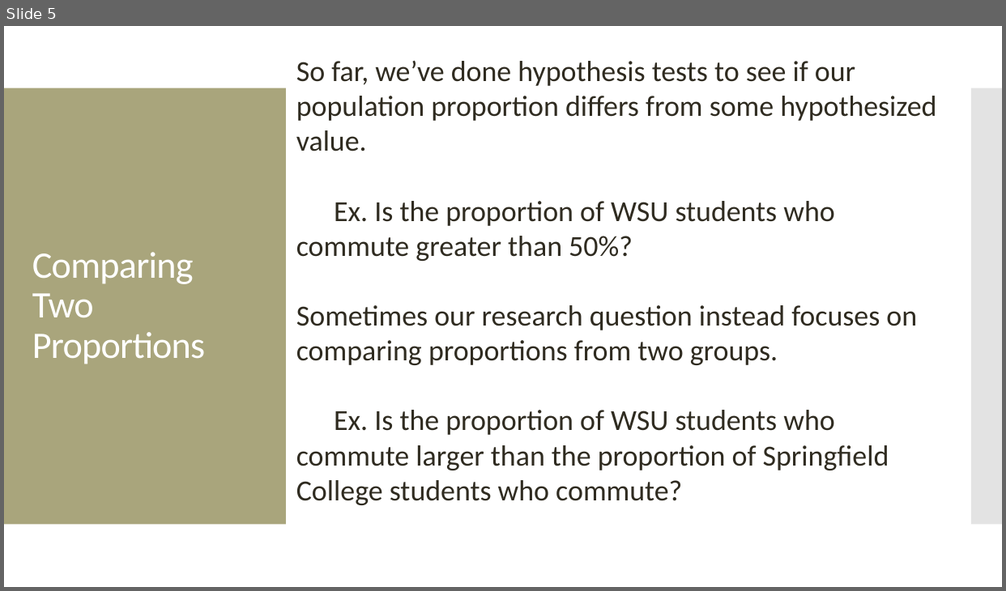
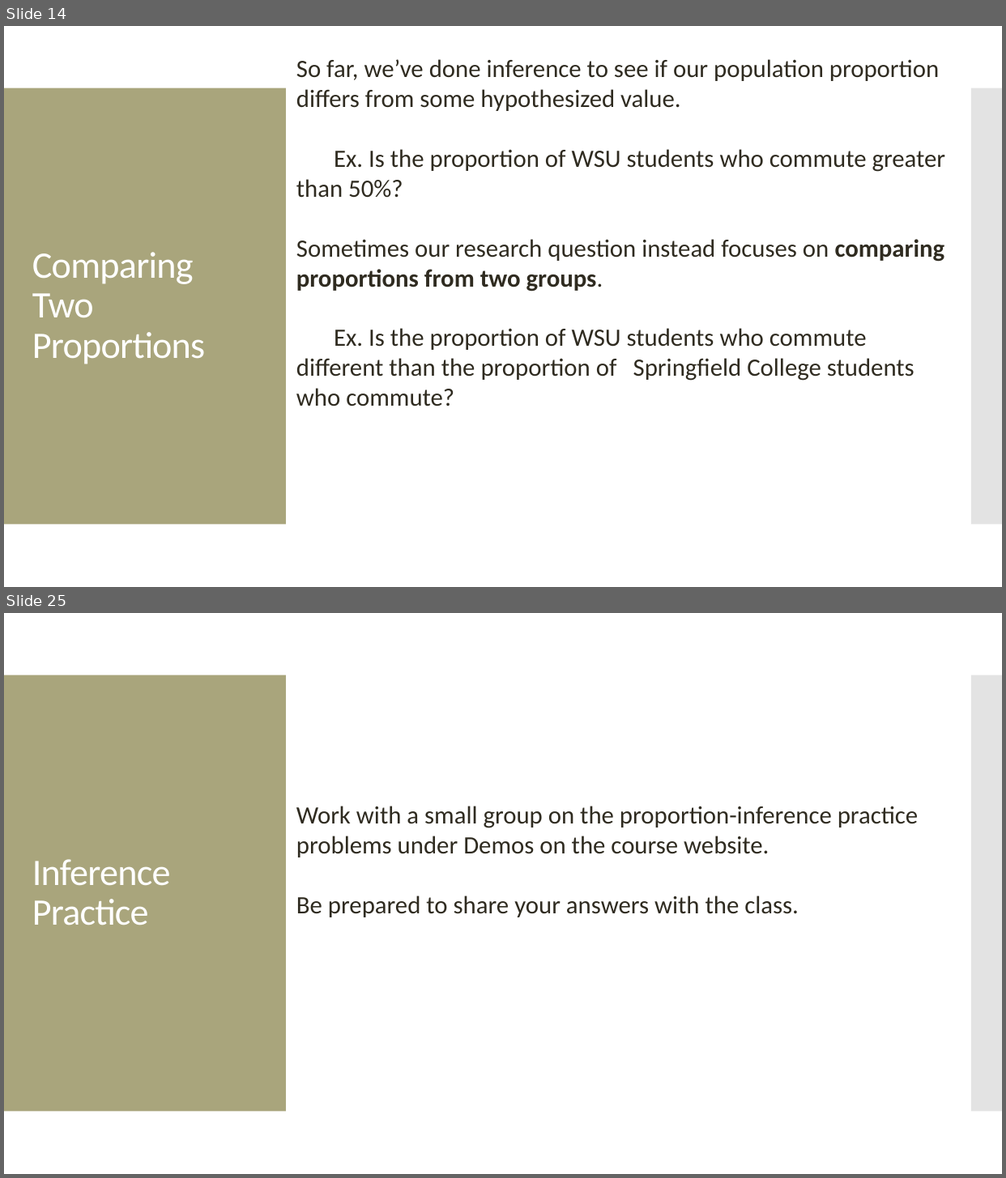
Before and after one commit to amosca01/MATH108-S24, a slide deck: slides/11-categorical-inference-pt1.pptx. Shown one above the other, each under a label of ours: slide 5 before the commit, slides 14 and 25 after it; the slides between them are not shown. The pictures are 1006x591 and 1006x1178 pixels, drawn with LibreOffice and Linux fonts; fonts in the diff are those of the drawing. Boxes give left, top, right and bottom in pixels: in the first picture for what was removed or moved away, otherwise in the second. Text is boxed around its words. In the diff, an @@ line names an element or a change of style, - is before the commit and + after.

Commit message:
class

```diff
--- a/slides/11-categorical-inference-pt1.pptx
+++ b/slides/11-categorical-inference-pt1.pptx
@@ slide 25 added at (4,613,1002,1174), background #FFFFFF; not listed: 2 template elements that a slide beside it also shows @@
@@ text added at (296,806,918,918), 24 pt, text #2F2B20 @@
+Work with a small group on the proportion-inference practice problems under Demos on the course website.
+Be prepared to share your answers with the class.
@@ title added at (32,859,171,926), 36 pt, text #FFFFFF @@
+Inference Practice
@@ what was slide 5 is now slide 14 @@
@@ slide 14 changed as well @@
@@ text at (296,59,939,111): text changed; size 28 to 24 pt @@
-So far, we’ve done hypothesis tests to see if our population proportion differs from some hypothesized value.
+So far, we’ve done inference to see if our population proportion differs from some hypothesized value.
@@ text at (296,149,946,292): size 28 to 24 pt in "Ex. Is the proportion of WSU students ...", "Sometimes our research question instead focuses on ..."; bold on in "comparing proportions from two groups." @@
@@ text at (296,328,914,407): text changed; size 28 to 24 pt @@
-Ex. Is the proportion of WSU students who commute larger than the proportion of Springfield College students who commute?
+Ex. Is the proportion of WSU students who commute different than the proportion of Springfield College students who commute?
```
Also in this commit, not shown: 19 other slides added, 10 other files.
